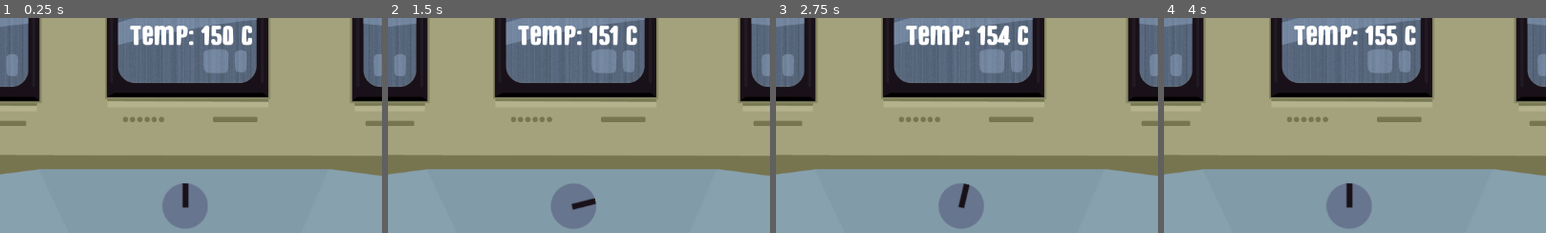
Above: before the commit, frames 1-4 (left to right).
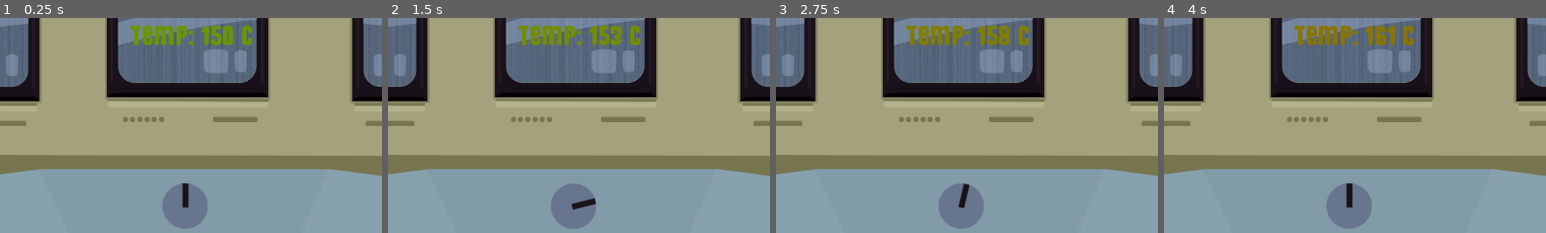
Above: after the commit, the same moments.

Repository: LuckyDog-Studios/ReactorControl
Game: Godot game, scene res://scenes/game.tscn
Same seed, same stepped clock (60 frames per second), same inputs: the game is played once before the commit and once after it.
Inputs (mouse positions are % of the whole screen's width and height, from its top left):
- Up to frame 1 (0.25 s): no input
- Up to frame 2 (1.5 s): tap Enter at 0.5 s; move the mouse to (50, 58) at 0.52 s; move the mouse to (30, 55) at 1.27 s
- Up to frame 3 (2.75 s): move the mouse to (60, 28) at 2.02 s
- Up to frame 4 (4 s): move the mouse to (45, 70) at 2.77 s; move the mouse to (80, 65) at 3.52 s
The pictures show only the part of the screen within x 26-76%, y 14-64%; the shares and areas given below are measured in that part.

The runs differ from the first frame. In frame 1, 1.8% of the frame differs, in the area x 34-66%, y 3-13%; in frame 2, 1.9%; in frame 3, 1.9%; in frame 4, 1.9%.

Commit message:
improved Temperature Text

Diff:
--- a/scripts/temperature_system.gd
+++ b/scripts/temperature_system.gd
@@ -7,7 +7,33 @@
 @export var starting_temp: int = 150
 var current_temp: int
 
-var starting_wait_time = 0.5
+#timer's waiting time per tick
+var timer_wait_time = 0.25
+
+# flickering timer
+const FLICKERING_DELAY = 0.5
+var flickering_time = 0.0
+var is_flickering = false
+
+# color
+var color_min_value = 30.0
+var color_max_value = 200.0
+
+
+func _process(delta: float) -> void:
+	is_flickering = true if current_temp >= 160 else false
+
+	#flicker code
+	if is_flickering and flickering_time <= 0.0:
+		flickering_time = FLICKERING_DELAY if current_temp <= 190 else FLICKERING_DELAY/2 # flicker faster when its greater than 190
+		label.visible = not label.visible
+	elif is_flickering:
+		flickering_time -= delta
+	else:
+		label.visible = true
+
+	label.self_modulate = get_color_from_value(current_temp)
+
 
 func _ready() -> void:
 	label.text = "Temp: " + str(starting_temp) + " C"
@@ -16,16 +42,25 @@
 
 
 func _on_timer_timeout() -> void:
-	var current_temp = label.text.to_int()
+	current_temp = label.text.to_int()
 	if dial_sprite.rotation_degrees < -0.01:  #dial is pointing left
 		current_temp = move_toward(current_temp, 30, 1)
-		timer.wait_time = starting_wait_time
+		timer.wait_time = timer_wait_time
 	elif dial_sprite.rotation_degrees > 0.01:  #dial is pointing right
 		current_temp = move_toward(current_temp, 200, 1)
-		timer.wait_time = starting_wait_time
+		timer.wait_time = timer_wait_time
 	else: #dial is on standby
 		current_temp = move_toward(current_temp, 200, 1)
-		timer.wait_time = starting_wait_time * 2  #make it tick twice as slow
+		timer.wait_time = timer_wait_time * 2  #make it tick twice as slow
 
 	label.text = "Temp: " + str(current_temp) + " C"
 	timer.start()
+
+func get_color_from_value(value: float) -> Color:
+
+	var t = clamp((value - color_min_value) / (color_max_value - color_min_value), 0.0, 1.0) # Normalize between 0-1
+
+	if t < 0.5:
+		return Color.BLUE.lerp(Color.GREEN, t * 2)
+	else:
+		return Color.GREEN.lerp(Color.RED, (t-0.5)*2)
